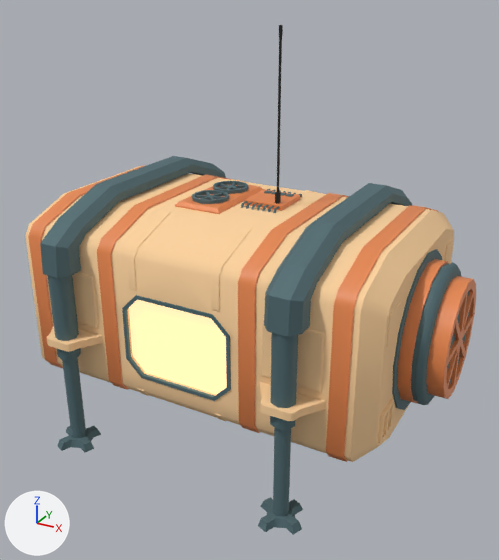
The FBX model Assets/Game/Art/Models/Environment/Structures/AstronautSettlement/colony_hab_pod.fbx, before and after one commit.
One viewpoint serves both versions: a 50 mm camera at (8.59, -15.01, 11.7) aimed at (0.48, -0.25, 4.32). The lights are fixed; the arrows at lower left show +X, +Y and +Z. The picture after the commit comes second. Where no turn or scale is listed for an object, it has been applied to the vertices.

The first picture shows 'HabPod.MA.Cube', 'HabPod.MA.Cube.003', 'HabPod.MA.Cube.004', 'HabPod.MA.Cube.005', 'HabPod.MA.Cube.006', 'HabPod.MA.Cube.007', 'HabPod.MA.Cube.011', 'HabPod.MA.Cylinder.006', 'HabPod.MA.Cylinder.007', 'HabPod.MA.Cylinder.008', 'HabPod.MA.Plane.002', 'HabPod.MA.Plane.003' and 13 more.
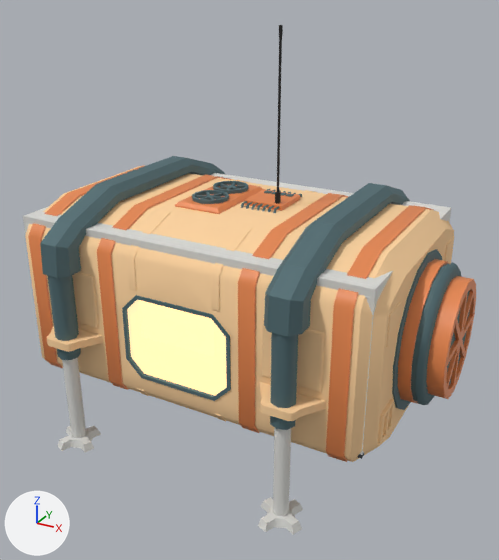
The newer file is also rescaled (x1.4) as a whole; pictures and numbers use the older file's frame.

What the commit changed:
Material 'Mat_Colony_Interior' (mat_mat_colony_interior) is new.
Its base color is (0.7, 0.7, 0.67) (light grey #dadad6).
Its roughness is 0.7.
Material 'Mat_Colony_Lamp' (mat_mat_colony_lamp) is new.
Its base color is (1.0, 0.92, 0.78) (pale yellow #fff6e5).
Its roughness is 0.4.
Its emission color is (1.0, 0.92, 0.78) (pale yellow #fff6e5).
Its emission strength is 1.0.
Material 'Mat_Colony_Floor' (mat_mat_colony_floor) is new.
Its base color is (0.06, 0.065, 0.07) (dark grey #45484b).
Its metallic is 0.3.
Its roughness is 0.6.
me_cylinder_012 has 128 vertices, 116 faces and spans x -0.6..0.6, y -4.1..4.1, z -0.9..4.2.
me_cylinder_012 is used by ob_habpod_ma_cylinder_007; location (3.11, 0.0, 0.91).
me_cylinder_012 part 3: 74 faces spanning x -0.6..0.6, y -4.1..4.1, z -0.9..1.8 switch from mat_mat_colony_trim (dark cyan #567177) to mat_mat_colony_interior (light grey #dadad6).
me_cube_001 is used by ob_habpod_ma_cube; location (0.01, 0.14, 3.89).
me_cube_001 had 110 vertices, 88 faces and spanned x -4.98..4.98, y -3.22..3.22, z -2.61..2.42.
me_cube_001 now has 320 vertices, 186 faces and spans x -4.98..4.98, y -3.22..3.22, z -2.61..2.42.
me_cube_001 part 1: 12 vertices removed from x -1.06..1.06, y -3.08..3.08, z -1.44..0.7; 222 vertices added at x -4.98..4.98, y -3.22..3.22, z -1.89..2.11.
me_cylinder_008 has 128 vertices, 116 faces and spans x -0.6..0.6, y -4.1..4.1, z -0.9..4.2.
me_cylinder_008 is used by ob_habpod_ma_cylinder_006; location (-3.07, 0.0, 0.91).
me_cylinder_008 part 2: 74 faces spanning x -0.6..0.6, y -4.1..4.1, z -0.9..1.8 switch from mat_mat_colony_trim (dark cyan #567177) to mat_mat_colony_interior (light grey #dadad6).
Mesh me_colonyliner_habpod_ma is new.
It has 636 vertices, 634 faces and spans x -5.03..5.03, y -3.2..3.2, z 1.92..6.04.
Faces by material slot: [6, 306, 294, 16, 12].
It uses material mat_mat_colony_floor (dark grey #45484b).
It uses material mat_mat_colony_interior (light grey #dadad6).
It uses material mat_mat_colony_trim (dark cyan #567177).
It uses material mat_mat_colony_glass (orange #ff9808, glowing beige #ffebbc).
It uses material mat_mat_colony_lamp (pale yellow #fff6e5, glowing pale yellow #fff6e5).
Object 'HabPod.MA.Liner' (ob_habpod_ma_liner) is new; it shows me_colonyliner_habpod_ma.
Its location is (0.01, 0.14, 0.0).

Changed parts and their boxes [x1, y1, x2, y2] in the pictures (499 x 560 px):
'HabPod.MA.Liner', added
    after: [23, 173, 451, 459]
    faces in mat_mat_colony_glass (orange #ff9808, glowing beige #ffebbc): [127, 300, 227, 396]
    faces in mat_mat_colony_interior (light grey #dadad6): [23, 173, 451, 455]
part 1 of me_cube_001, built on
    before: [129, 300, 218, 396]
    after: [31, 206, 450, 461]
part 2 of me_cylinder_008, recoloured (dark cyan to light grey)
    both: [58, 358, 101, 452]
part 3 of me_cylinder_012, recoloured (dark cyan to light grey)
    both: [258, 427, 303, 535]
